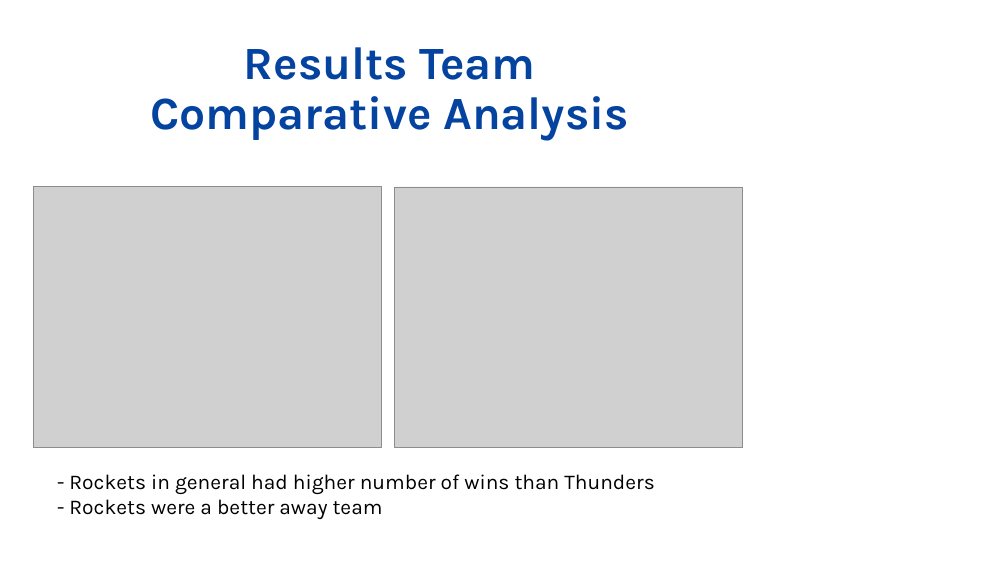
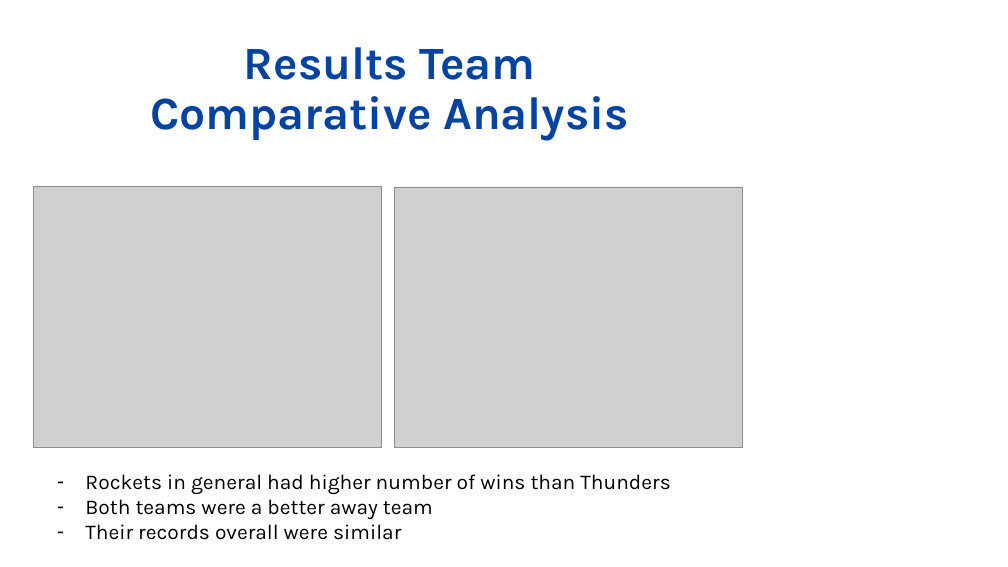
Before and after one commit to nickkeller21/Project1, a slide deck: slide 6 of Project_final_version/The Westbrook Project_progress.pptx. Drawn at 1008x567 pixels with LibreOffice and Linux fonts; fonts in the diff are those of the drawing; grey boxes stand for pictures; background and template pictures are left out. Boxes give left, top, right and bottom in pixels: in the first picture for what was removed or moved away, otherwise in the second. Text is boxed around its words. In the diff, an @@ line names an element or a change of style, - is before the commit and + after.

Commit message:
images folder

```diff
--- a/Project_final_version/The Westbrook Project_progress.pptx
+++ b/Project_final_version/The Westbrook Project_progress.pptx
@@ text at [85, 474, 671, 540]: text changed @@
-- Rockets in general had higher number of wins than Thunders
-- Rockets were a better away team
+– Rockets in general had higher number of wins than Thunders
+– Both teams were a better away team
+– Their records overall were similar
```
